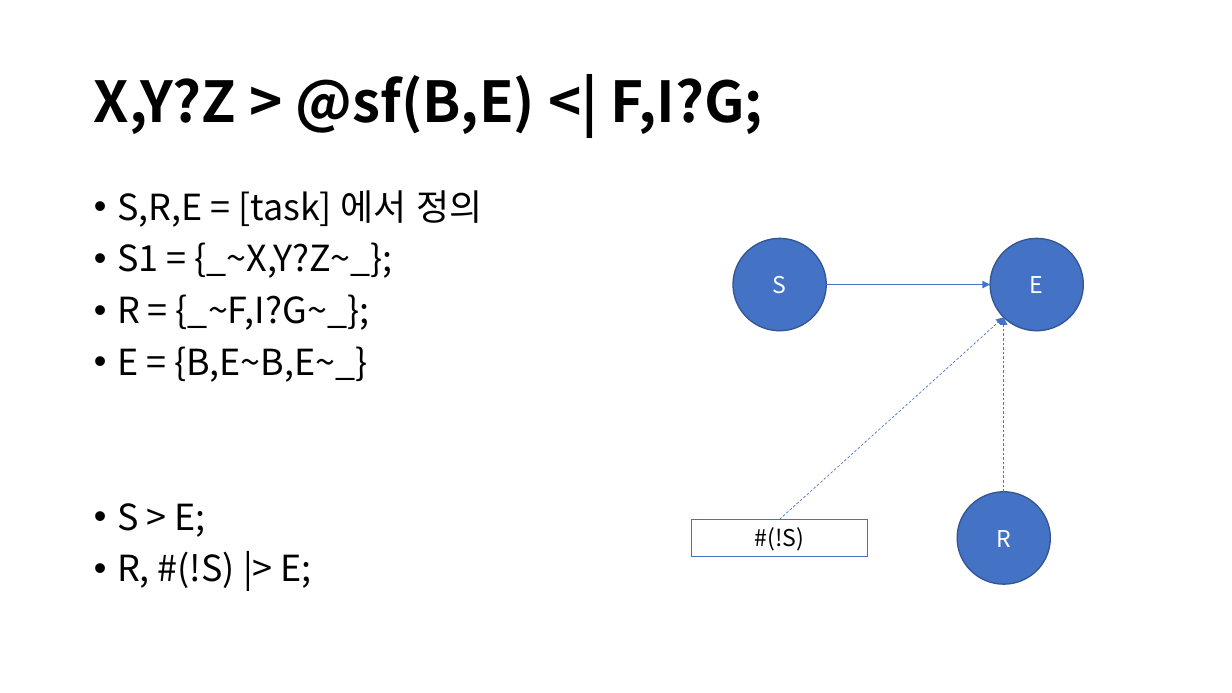
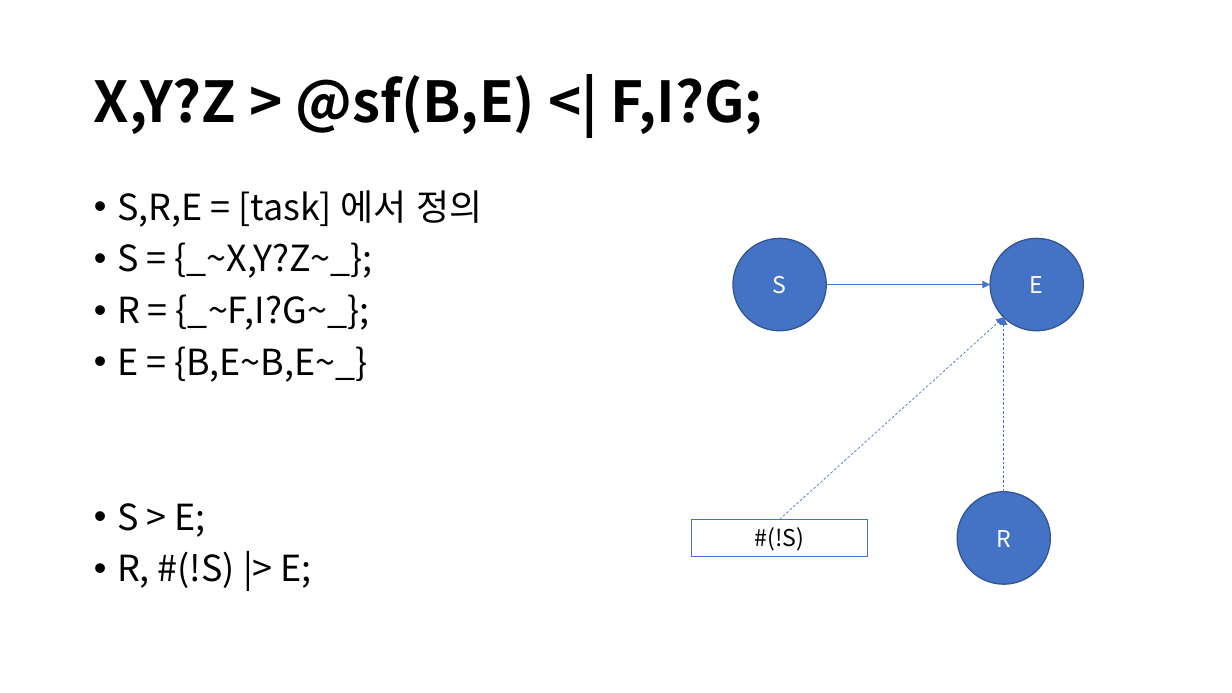
Before and after one commit to DualsoftDev/ds, a slide deck: slide 4 of Doc/PowerPoint/macro.pptx. Drawn at 1232x693 pixels with LibreOffice and Linux fonts; fonts in the diff are those of the drawing. Boxes give left, top, right and bottom in pixels: in the first picture for what was removed or moved away, otherwise in the second. Text is boxed around its words. In the diff, an @@ line names an element or a change of style, - is before the commit and + after.

```diff
--- a/Doc/PowerPoint/macro.pptx
+++ b/Doc/PowerPoint/macro.pptx
@@ text at [117,242,372,278]: text changed @@
-• S1 = {_~X,Y?Z~_};
+• S = {_~X,Y?Z~_};
```
Also in this commit, not shown: 1 slide added.
